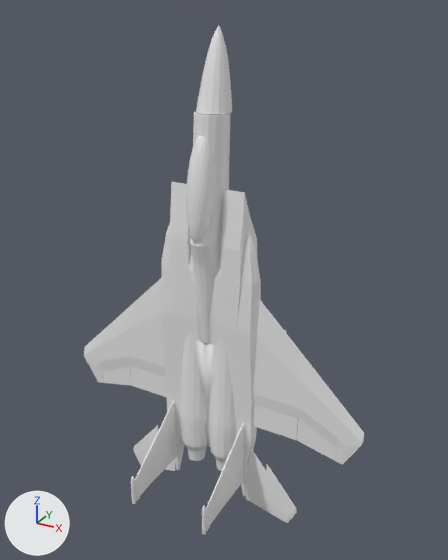
An edit to the Blender file Assets/Model/F15E.blend, drawn before and after from the same camera.
Before and after are seen from a 50 mm lens placed at (10.94, -19.03, 13.75), pointed at (0.8, -0.59, 4.53). Arrows for +X, +Y and +Z are at lower left; the lights stay in place.

The older version as bpy lines, for what is in view:
```python
ob_canopy = bpy.data.objects.new('Canopy', me_canopy_001)
ob_canopy.location = (0.0, 0.32, 4.29)
ob_canopy.rotation_euler = (3.118, 0.0, 0.0)  # degrees (179, 0, 0)
ob_cockpit = bpy.data.objects.new('Cockpit', me_cockpit)
ob_cockpit.location = (0.0, 0.32, 4.29)
ob_cockpit.rotation_euler = (3.142, 0.0, 0.0)  # degrees (180, 0, 0)
ob_engines = bpy.data.objects.new('Engines', me_engines_001)
ob_engines.location = (0.0, 0.32, 4.29)
ob_engines.rotation_euler = (3.118, 0.0, 0.0)  # degrees (179, 0, 0)
ob_fuselage = bpy.data.objects.new('Fuselage', me_fuselage_001)
ob_fuselage.location = (0.0, 0.32, 4.29)
ob_fuselage.rotation_euler = (3.118, 0.0, 0.0)  # degrees (179, 0, 0)
ob_leftaileron = bpy.data.objects.new('LeftAileron', me_leftaileron)
ob_leftaileron.location = (-4.77, -0.45, -0.97)
ob_leftaileron.rotation_euler = (3.115, -0.438, 0.0111)  # degrees (178, -25, 0.6)
ob_nose = bpy.data.objects.new('Nose', me_nose)
ob_nose.location = (0.0, 0.32, 4.29)
ob_nose.rotation_euler = (3.118, 0.0, 0.0)  # degrees (179, 0, 0)
ob_rightaileron = bpy.data.objects.new('RightAileron', me_rightaerilon)
ob_rightaileron.location = (4.77, -0.45, -0.97)
ob_rightaileron.rotation_euler = (3.115, 0.438, -0.0111)  # degrees (178, 25, -0.6)
ob_upperfuselage = bpy.data.objects.new('UpperFuselage', me_upperfuselage_001)
ob_upperfuselage.location = (0.0, 0.32, 4.29)
ob_upperfuselage.rotation_euler = (3.118, 0.0, 0.0)  # degrees (179, 0, 0)
ob_wings = bpy.data.objects.new('Wings', me_wings_002)
ob_wings.location = (0.0, 0.32, 4.29)
ob_wings.rotation_euler = (3.118, 0.0, 0.0)  # degrees (179, 0, 0)
# also in view: 'RightFlap' at (3.01, -0.45, -1.12); 'Rudders' at (0.0, -2.11, -3.08); 'RightElevator' at (2.95, -0.43, -4.42); 'LeftFlap' at (-3.01, -0.45, -1.12); 'Airbrake' at (0.0, -0.75, 2.91)
```
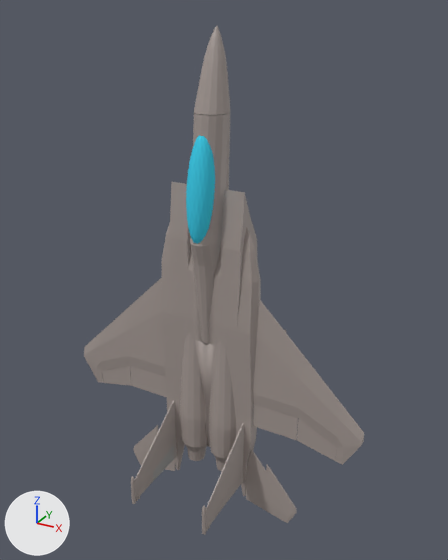
Boxes [x1, y1, x2, y2] around the edits, measured in the pictures (448 x 560 px):
'Wings', recoloured: [84, 278, 364, 465] in both
'Fuselage', recoloured: [170, 182, 258, 447] in both
'UpperFuselage', recoloured: [162, 223, 261, 496] in both
'Engines', recoloured: [180, 332, 236, 471] in both
'Cockpit', recoloured: [190, 112, 230, 290] in both
'Rudders', recoloured: [131, 400, 244, 535] in both
'Canopy', recoloured (grey to cyan): [186, 135, 215, 244] in both
'Nose', recoloured, moved: before [196, 26, 232, 114]; after [194, 26, 230, 115]
'RightElevator', recoloured: [245, 449, 297, 523] in both
'Airbrake', recoloured: [191, 285, 218, 345] in both
'RightFlap', recoloured: [253, 405, 298, 440] in both
'RightAileron', recoloured: [297, 418, 337, 461] in both
'LeftFlap', recoloured: [130, 366, 167, 397] in both
'LeftElevator', recoloured: [133, 425, 176, 471] in both
'LeftAileron', recoloured: [102, 365, 131, 386] in both

What changed in the scene script:
```text
Add mat_material_001:
    mat_material_001 = principled_material('Material.001')
    mat_material_001.base_color = (0.371, 0.319, 0.296)  # grey #a49994
Add mat_material_003:
    mat_material_003 = diffuse_material('Material.003')
    mat_material_003.base_color = (0.0542, 0.602, 0.803)  # cyan #42cce7
Change me_fuselage_001:
    where me_fuselage_001.from_pydata(...)  # 153 vertices, 152 faces; spans x -1.5..1.5, y -0.46..1.01, z -3.6..7.79
    add me_fuselage_001.materials.append(mat_material_001)  # grey #a49994
Change me_nose:
    where me_nose.from_pydata(...)  # 160 vertices, 146 faces; spans x -0.63..0.63, y -0.37..1.0, z -8.91..-6.15
    add me_nose.materials.append(mat_material_001)  # grey #a49994
Change me_cockpit:
    where me_cockpit.from_pydata(...)  # 128 vertices, 85 faces; spans x -0.63..0.63, y -0.37..1.58, z -6.15..4.23
    add me_cockpit.materials.append(mat_material_001)  # grey #a49994
Change me_upperfuselage_001:
    where me_upperfuselage_001.from_pydata(...)  # 104 vertices, 96 faces; spans x -2.17..2.17, y 0.21..0.99, z -2.29..9.75
    add me_upperfuselage_001.materials.append(mat_material_001)  # grey #a49994
Change me_engines_001:
    where me_engines_001.from_pydata(...)  # 320 vertices, 292 faces; spans x -1.41..1.41, y -0.24..1.15, z 2.23..8.63
    add me_engines_001.materials.append(mat_material_001)  # grey #a49994
Change me_wings_002:
    where me_wings_002.from_pydata(...)  # 96 vertices, 92 faces; spans x -6.51..6.51, y 0.04..0.75, z 0.19..6.34
    add me_wings_002.materials.append(mat_material_001)  # grey #a49994
Change me_leftaileron:
    where me_leftaileron.from_pydata(...)  # 8 vertices, 6 faces; spans x -1.15..0.88, y -0.03..0.03, z 0.0..0.94
    add me_leftaileron.materials.append(mat_material_001)  # grey #a49994
Change me_rightaerilon:
    where me_rightaerilon.from_pydata(...)  # 8 vertices, 6 faces; spans x -0.88..1.15, y -0.03..0.03, z 0.0..0.94
    add me_rightaerilon.materials.append(mat_material_001)  # grey #a49994
Change me_leftflap:
    where me_leftflap.from_pydata(...)  # 8 vertices, 6 faces; spans x -0.98..0.89, y -0.03..0.03, z 0.0..1.05
    add me_leftflap.materials.append(mat_material_001)  # grey #a49994
Change me_rightflap:
    where me_rightflap.from_pydata(...)  # 8 vertices, 6 faces; spans x -0.89..0.98, y -0.03..0.03, z 0.0..1.05
    add me_rightflap.materials.append(mat_material_001)  # grey #a49994
Change me_leftelevator:
    where me_leftelevator.from_pydata(...)  # 30 vertices, 28 faces; spans x -2.25..0.1, y -0.06..0.06, z -1.33..1.76
    add me_leftelevator.materials.append(mat_material_001)  # grey #a49994
Change me_rightelevator:
    where me_rightelevator.from_pydata(...)  # 30 vertices, 28 faces; spans x -0.1..2.25, y -0.06..0.06, z -1.33..1.76
    add me_rightelevator.materials.append(mat_material_001)  # grey #a49994
Change me_rudders_001:
    where me_rudders_001.from_pydata(...)  # 208 vertices, 168 faces; spans x -1.73..1.74, y 0.59..3.91, z 5.8..9.04
    add me_rudders_001.materials.append(mat_material_001)  # grey #a49994
Change me_canopy_001:
    where me_canopy_001.from_pydata(...)  # 162 vertices, 320 faces; spans x -0.5..0.5, y 0.69..1.78, z -5.59..-1.62
    add me_canopy_001.materials.append(mat_material_003)  # cyan #42cce7
Change me_airbrake:
    where me_airbrake.from_pydata(...)  # 33 vertices, 27 faces; spans x -0.61..0.61, y -0.44..-0.05, z 0.51..2.89
    add me_airbrake.materials.append(mat_material_001)  # grey #a49994
Change ob_nose:
    ob_nose.location: (0.0, 0.32, 4.29) -> (0.0, 0.18, 4.29)
```
